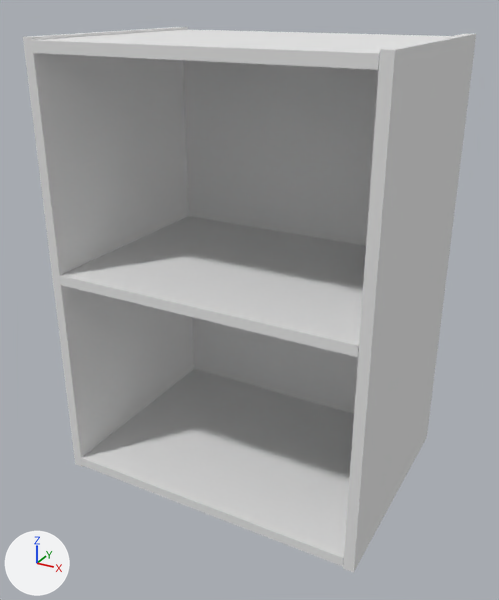
Before and after pictures for a commit that changed the OBJ model 3DModels/contributions/contributions/meubleChevet/meubleChevet.obj.
Rendered twice from a 50 mm camera at (37.7, -70.5, 28.1) aimed at (-0.1, -1.8, -6.2). Arrows for +X, +Y and +Z are at lower left; the lights stay in place. The first picture is the older version. Where no turn or scale is listed for an object, it has been applied to the vertices.

In view in the first picture: 'meubleChevet'.
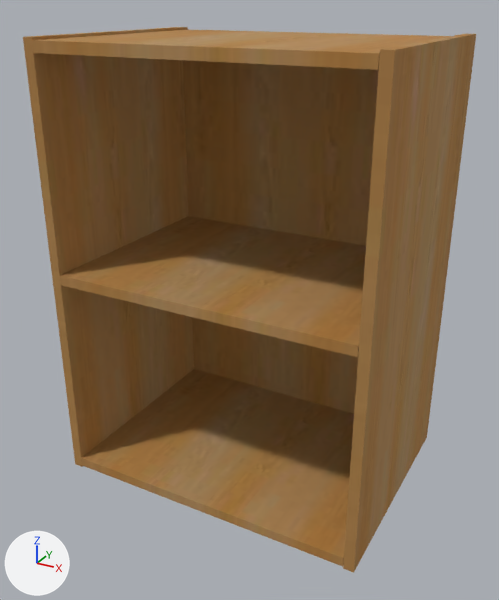
What differs and where, as boxes [x1, y1, x2, y2] in the pictures (499 x 600 px):
'meubleChevet', surface changed (white to brown): [23, 27, 476, 573] in both

The change in detail:
Picture 'meubleChevet_bclair.png' (img_meublechevet_bclair_png) is new.
In material 'bclair' (mat_bclair), base_color is no longer (0.8, 0.8, 0.8), white #e7e7e7.
In material 'bclair' (mat_bclair), texture is now set to img_meublechevet_bclair_png.
In material 'bclair' (mat_bclair), roughness goes from 1.0 to 0.968.
